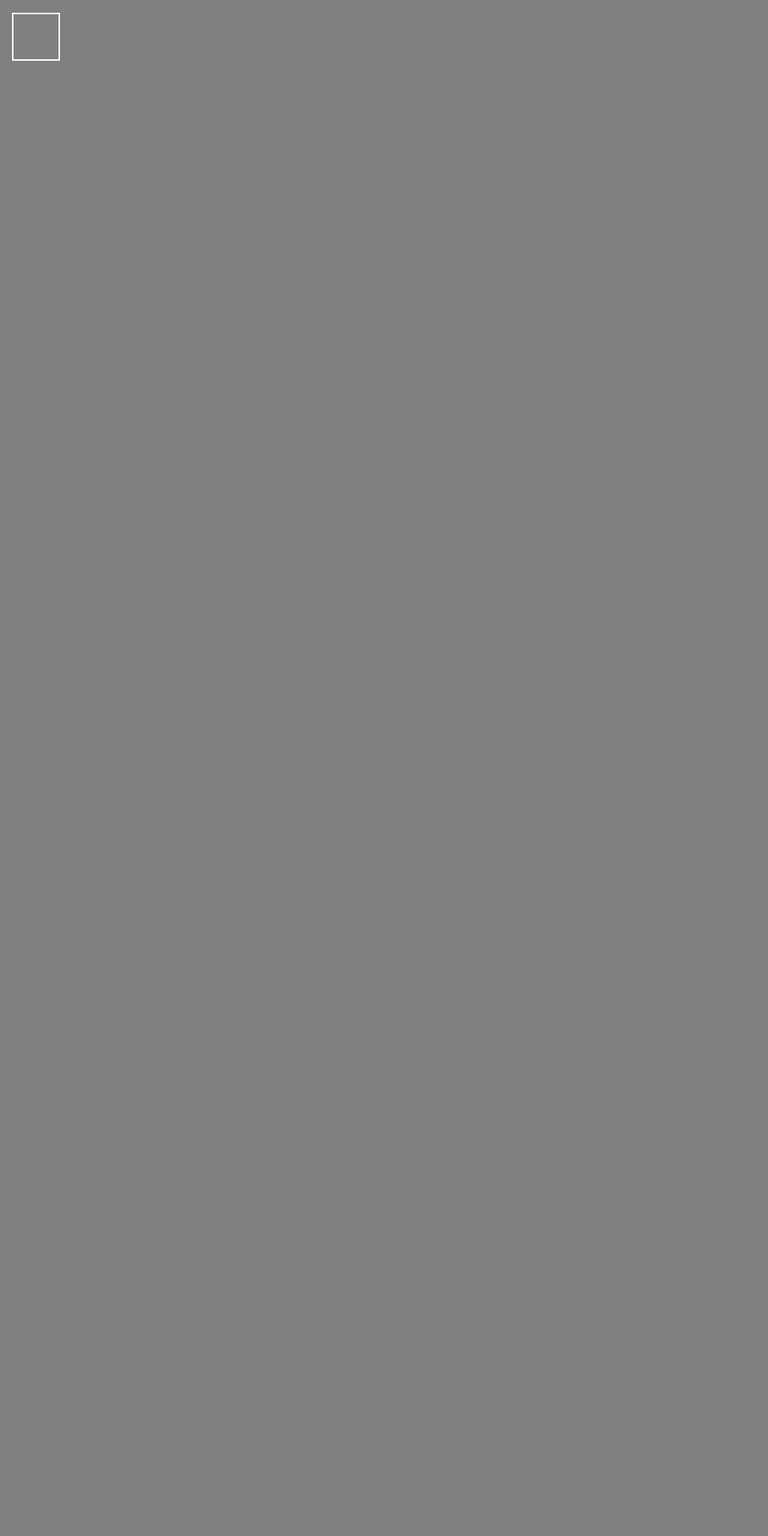
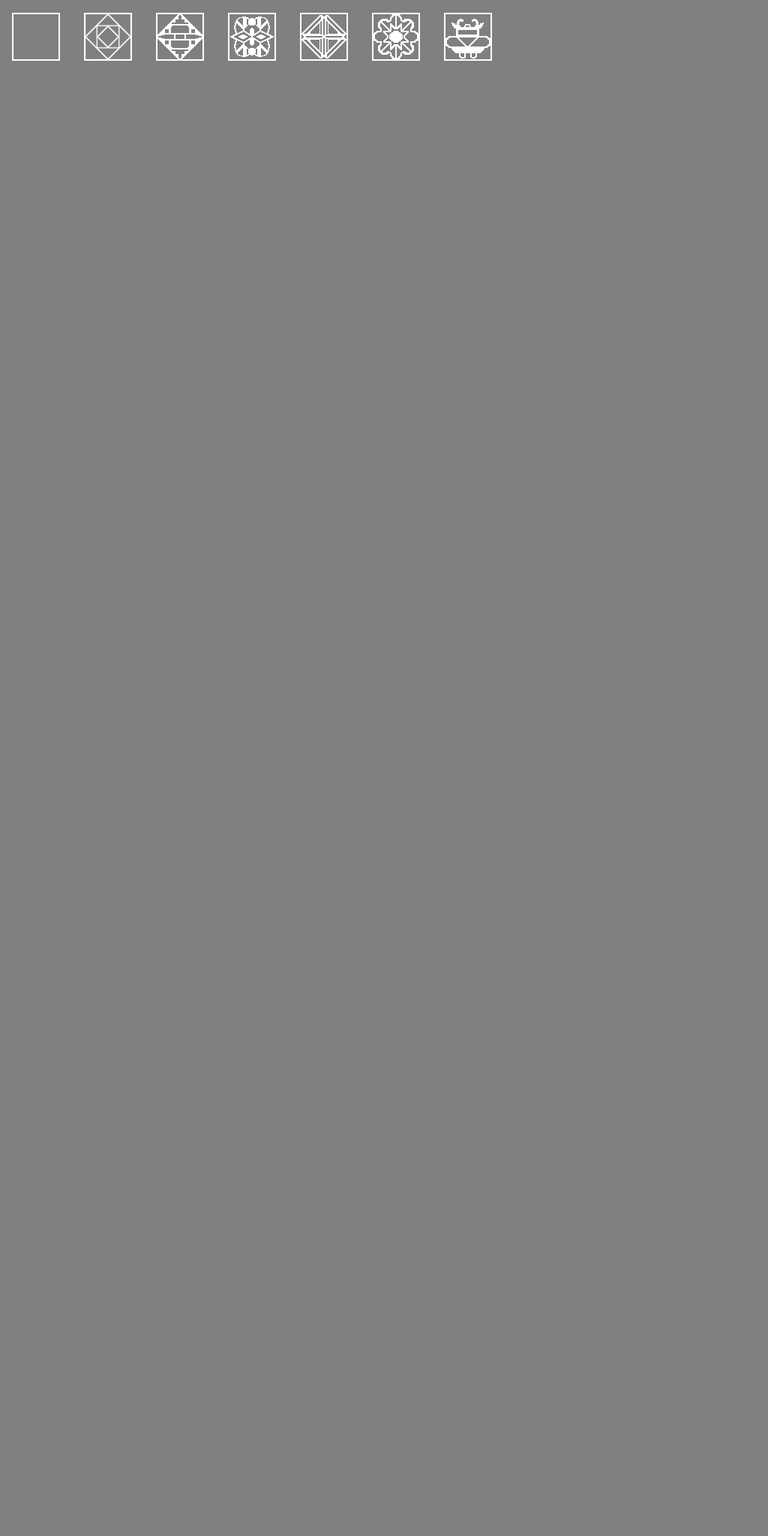
The second 768×1536 image is a revision of the first. Changes to its layers:
added layer "cube_1.png" above "IMG_2168.png" over [83, 12, 132, 61]
added layer "IMG_2168.png" above "IMG_2172.png" over [443, 12, 492, 61]
added layer "IMG_2172.png" above "IMG_2173.png" over [371, 12, 420, 61]
added layer "IMG_2173.png" above "IMG_2169.png" over [299, 12, 348, 61]
added layer "IMG_2169.png" above "IMG_2164.png" over [227, 12, 276, 61]
added layer "IMG_2164.png" above "cube_0.png copy" over [155, 12, 204, 61]
